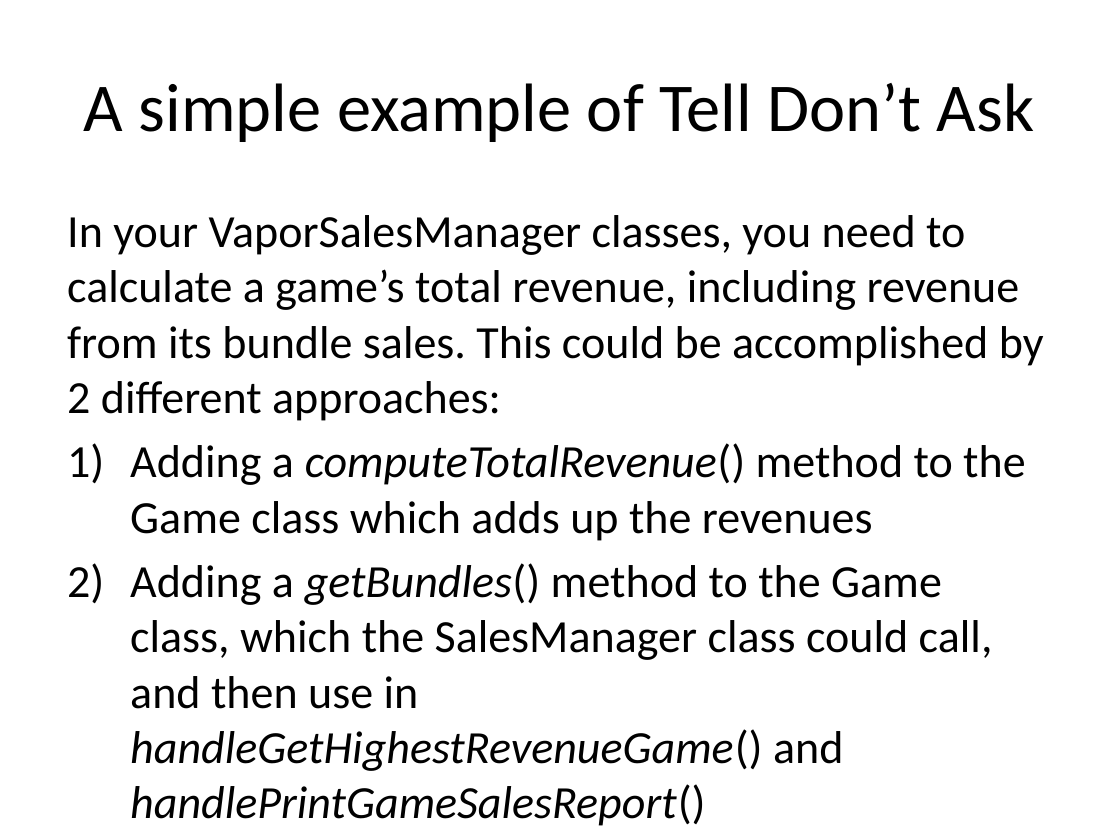
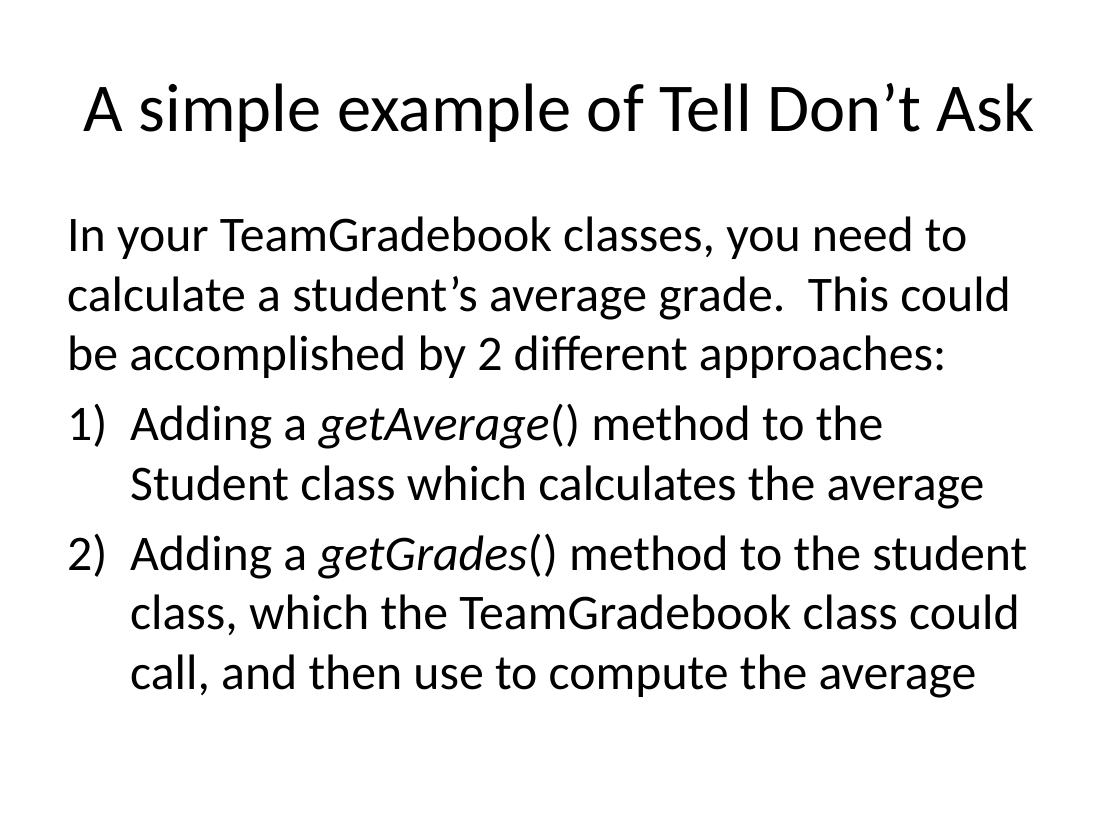
Before and after one commit to RHIT-CSSE/csse220, a slide deck: slide 8 of ClassMaterials/CohesionAndCoupling/Slides/Part2-OOD-DP4-TellDoNotAsk.pptx (slide 9 before the commit). Drawn at 1120x840 pixels with LibreOffice and Linux fonts; fonts in the diff are those of the drawing. Boxes give left, top, right and bottom in pixels: in the first picture for what was removed or moved away, otherwise in the second. Text is boxed around its words. In the diff, an @@ line names an element or a change of style, - is before the commit and + after.

Commit message:
Undo Jason's overwrite of class materials starter code/slides.

```diff
--- a/ClassMaterials/CohesionAndCoupling/Slides/Part2-OOD-DP4-TellDoNotAsk.pptx
+++ b/ClassMaterials/CohesionAndCoupling/Slides/Part2-OOD-DP4-TellDoNotAsk.pptx
@@ text at <box>67,216,1027,698</box>: text changed; size 29.6 to 32 pt @@
-In your VaporSalesManager classes, you need to calculate a game’s total revenue, including revenue from its bundle sales. This could be accomplished by 2 different approaches:
-1) Adding a computeTotalRevenue() method to the Game class which adds up the revenues
-2) Adding a getBundles() method to the Game class, which the SalesManager class could call, and then use in handleGetHighestRevenueGame() and handlePrintGameSalesReport()
+In your TeamGradebook classes, you need to calculate a student’s average grade. This could be accomplished by 2 different approaches:
+1) Adding a getAverage() method to the Student class which calculates the average
+2) Adding a getGrades() method to the student class, which the TeamGradebook class could call, and then use to compute the average
```
Also in this commit, not shown: 7 other slides changed, 2 slides added, 4 slides removed, 40 other files.
